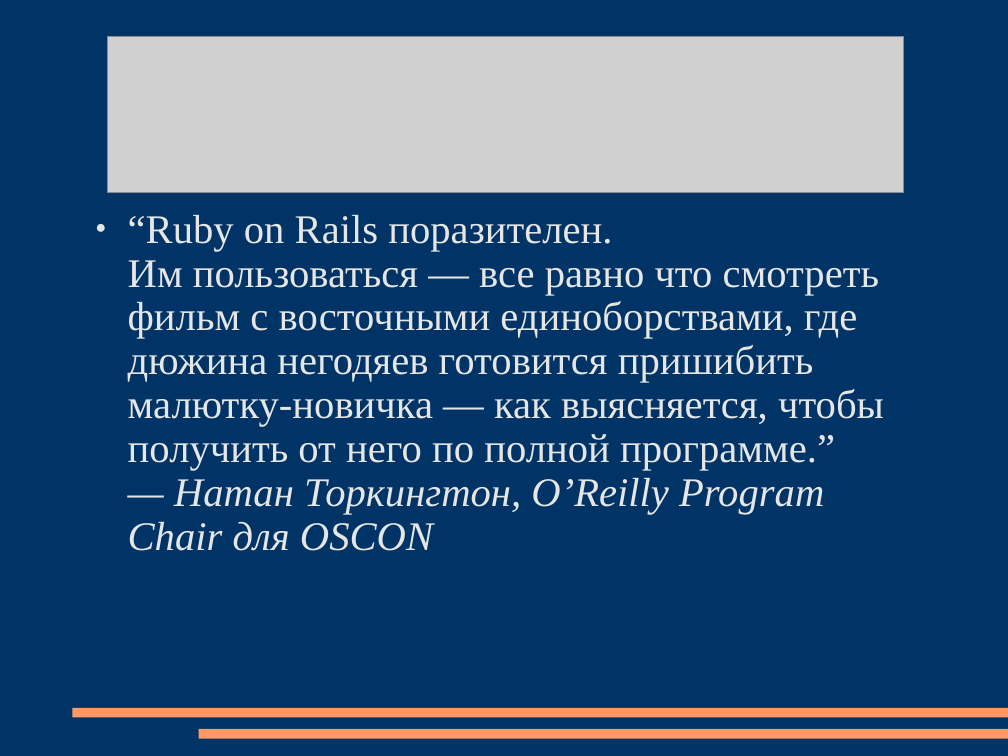
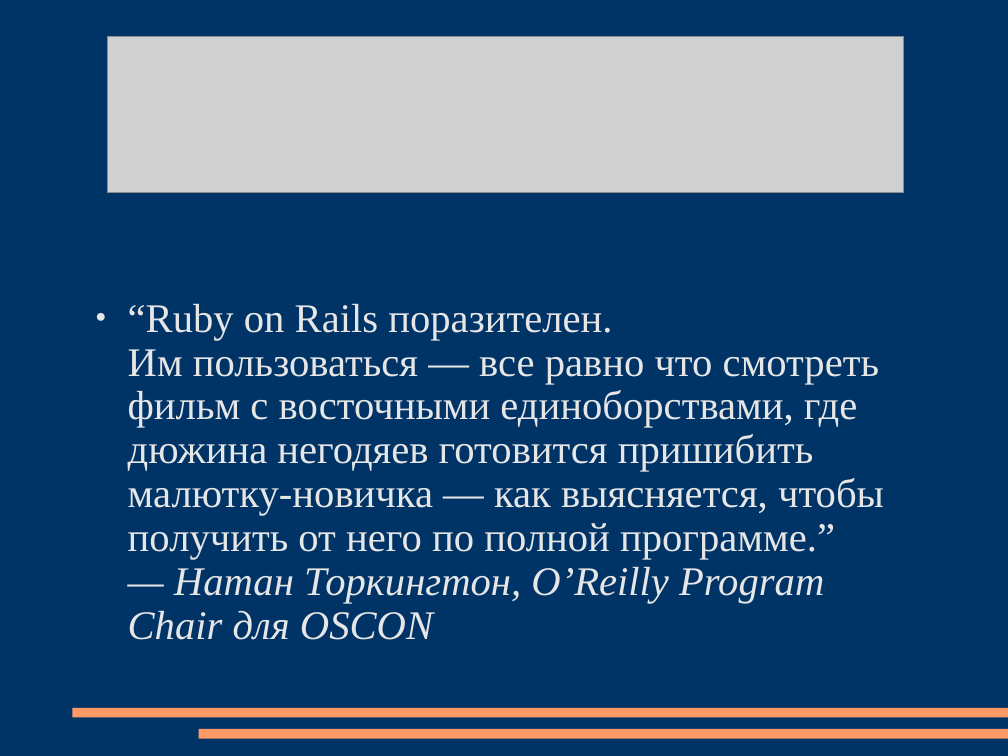
Before and after one commit to sidorovis/restudy, a slide deck: slide 3 of _ООПИС/Lection/rubyonrails.ppt. Drawn at 1008x756 pixels with LibreOffice and Linux fonts; fonts in the diff are those of the drawing; grey boxes stand for pictures. Boxes give left, top, right and bottom in pixels: in the first picture for what was removed or moved away, otherwise in the second. Text is boxed around its words. In the diff, an @@ line names an element or a change of style, - is before the commit and + after.

```diff
--- a/_ООПИС/Lection/rubyonrails.ppt
+++ b/_ООПИС/Lection/rubyonrails.ppt
@@ text "“Ruby on Rails поразителен. Им ...": place and size @@
-text "“Ruby on Rails поразителен. Им ..." at box(128, 214, 884, 551)
+text "“Ruby on Rails поразителен. Им ..." at box(128, 303, 884, 640)
```
Also in this commit, not shown: 5 other slides changed, 7 other files.
